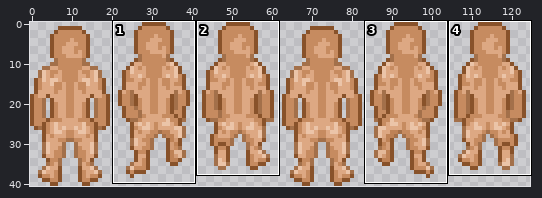
Sprite sheet, stored at assets/PlayerBack.png. Above, an overview of the earlier version with the close-up marked.
Close-up. The starting point:
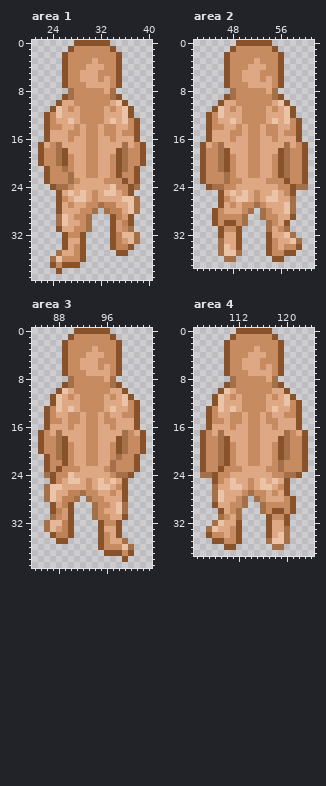
The file is 125x41 pixels. Shown: area 1: x 21..40, y 0..39; area 2: x 42..61, y 0..37; area 3: x 84..103, y 0..39; area 4: x 105..124, y 0..37. The commit also changed other parts of the picture, which this record leaves out.
The same view after the edit:
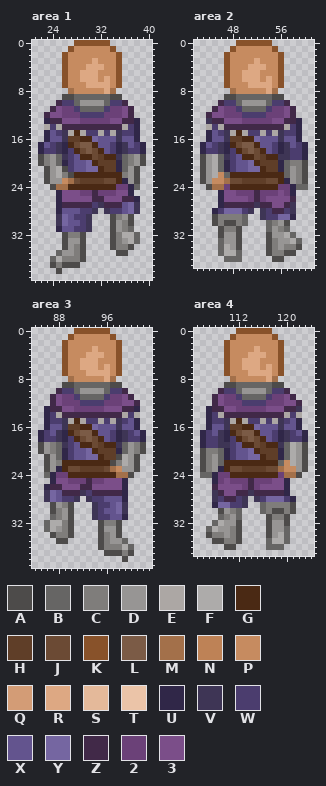
Palette (. is transparent): A #4d4b4a  B #666564  C #7f7d7b  D #979594  E #aca7a4  F #adabaa  G #4a2914  H #5f3e28  J #6b4a34  K #88522a  L #7b5b46  M #a3704a  N #be8256  P #c68b60  Q #d39c76  R #dda883  S #e4b99a  T #ebc4a8  U #302748  V #3e3555  W #4b3d6e  X #63548e  Y #7566a1  Z #412948  2 #6b4178  3 #7b4e89
The edit:
Changed rows in their new state; - is an unchanged pixel.
Area 1:
first column x 22:
 9 ----AABBBBBBAA----
10 ---ZWWBDDDDBWWZ---
11 --Z322WBBBBW223Z--
12 -Z33222WWWW2223Z--
13 -UZZ3332222233ZZU-
14 -EWEZZZZZZZZZZEWU-
15 -UXWVEGEWWEWEVWWU-
16 -UXXVHHGGYXXXVXXU-
17 UXWVUGJLLGXXWUVXWU
18 UWWVUWGJLJGXWUVWWU
19 ACDBVWXGGJHGGVBCDA
20 ACDBUWXXYGHHHUBCDA
21 -ADFAWXXYYGHHUBDA-
22 -ADFCAGGGGGGGGCDA-
23 -ADD--JHHHHJJGUDA-
24 --A--GGGGGGGG22UB-
25 ---U33322Z22233U--
26 ---U33333ZZ333ZZU-
27 ---UZZZZZWVZZZXYV-
28 ---UXXXWWV-VWWXYV-
29 ---VYXWWV---ACDA--
30 ---VYXXWV---ADCA--
31 ---UXXWWV---ADCB--
32 ----ACCA----ACFFB-
33 ----ADDA----ACDFB-
34 ----ADCA----ACCA--
35 ---BDDCA-----AA---
36 --BFCCCA----------
37 --ACAAA-----------
38 ---A--------------
Area 2:
first column x 43:
 9 ----AABBBBBBAA----
10 ---ZWWBDDDDBWWZ---
11 --Z322WBBBBW223Z--
12 -Z33222WWWW2223Z--
13 -VZZ3332222233ZZU-
14 -EWEZZZZZZZZZZEWU-
15 -UXWVEGEWWEWEVWWU-
16 -UXXVHHGGYXXXVXXU-
17 UXWVUGJLLGXXWUVXWU
18 UWWVUWGJLJGXWUVWWU
19 ADFBVWXGGJHGGVVWWU
20 ADFBUWXXYGHHHUBCCA
21 ADFBUWXXYYGHHUBDCA
22 ADF-BGGGGGGGGGBDCA
23 AD---JJHHHHJJGUDCA
24 -A--2GGGGGGGG22UBB
25 ---U33222Z22232U--
26 ---U33332Z23333Z--
27 ---UZZZZZVZZ33ZV--
28 --UWYYYWV-VWZZWV--
29 --ACCCCB--VWWYYU--
30 --ACAACB---BCDA---
31 ---ACCA----BDCB---
32 ---ADDA----ADDFB--
33 ---BDDA----ACDDFB-
34 ---BFDA----ACDCCA-
35 ---BFFB----ACCAA--
36 ----BBB-----AA----
Area 3:
first column x 85:
 9 ----AABBBBBBAA----
10 ---ZWWBDDDDBWWZ---
11 --Z322WBBBBW223Z--
12 --Z3222WWWW22233Z-
13 -UZZ3322222333ZZU-
14 -UWEZZZZZZZZZZEWE-
15 -UWWVEGEWWEWEVWXU-
16 -UXXVHHGGYXXXVXXU-
17 UWXVUGJLLGXXWUVWXU
18 UWWVUWGJLJGXWUVWWU
19 ADCBVWXGGJHGGVBDCA
20 ADCBUWXXYGHHHUBDCA
21 -ADBUWXXYYGHHAFDA-
22 -ADCGGGGGGGGACFDA-
23 -ADUGJJHHHHJ--DDA-
24 -BU22GGGGGGGG--A--
25 --U33222Z22333U---
26 -UZZ333ZZ33333U---
27 -VYXZZZVWZZZZZU---
28 -VYXWWV-VWWXXXU---
29 --ADCA---VWWXYV---
30 --ACDA---VWXXYV---
31 --BCDA---VWWXXU---
32 -BFFCA----ACCA----
33 -BFDCA----ADDA----
34 --ACCA----ACDA----
35 ---AA-----ACDDB---
36 ----------ACCCFB--
37 -----------AAACA--
38 --------------A---
Area 4:
first column x 106:
 9 ----AABBBBBBAA----
10 ---ZWWBDDDDBWWZ---
11 --Z322WBBBBW223Z--
12 --Z3222WWWW22233Z-
13 -UZZ3322222333ZZV-
14 -UWEZZZZZZZZZZEWE-
15 -UWWVEGEWWEWEVWXU-
16 -UXXVHHGGYXXXVXXU-
17 UWXVUGJLLGXXWUVWXU
18 UWWVUWGJLJGXWUVWWU
19 UWWVVWXGGJHGGVBFDA
20 ACCBUWXXYGHHHUBFDA
21 ACDBUWXXYYGHHUBFDA
22 ACDBGGGGGGGGGB-FDA
23 ACDUGJJHHHHJJ---DA
24 BBU22GGGGGGGG2--A-
25 --U23222Z22233U---
26 --Z33332Z23333U---
27 --VZ33ZZVZZZZZU---
28 --VWZZWV-VWYYYWU--
29 --UYYWWV--BCCCCA--
30 ---ADCB---BCAACA--
31 ---BCDB----ACCA---
32 --BFDDA----ADDA---
33 -BFDDCA----ADDB---
34 -ACCDCA----ADFB---
35 --AACCA----BFFB---
36 ----AA-----BBB----
Changed places in both close-ups, as pixel boxes (x1, y1, x2, y2):
changed: (38, 94, 146, 274)
changed: (200, 94, 308, 262)
changed: (38, 382, 146, 562)
changed: (200, 382, 308, 550)
